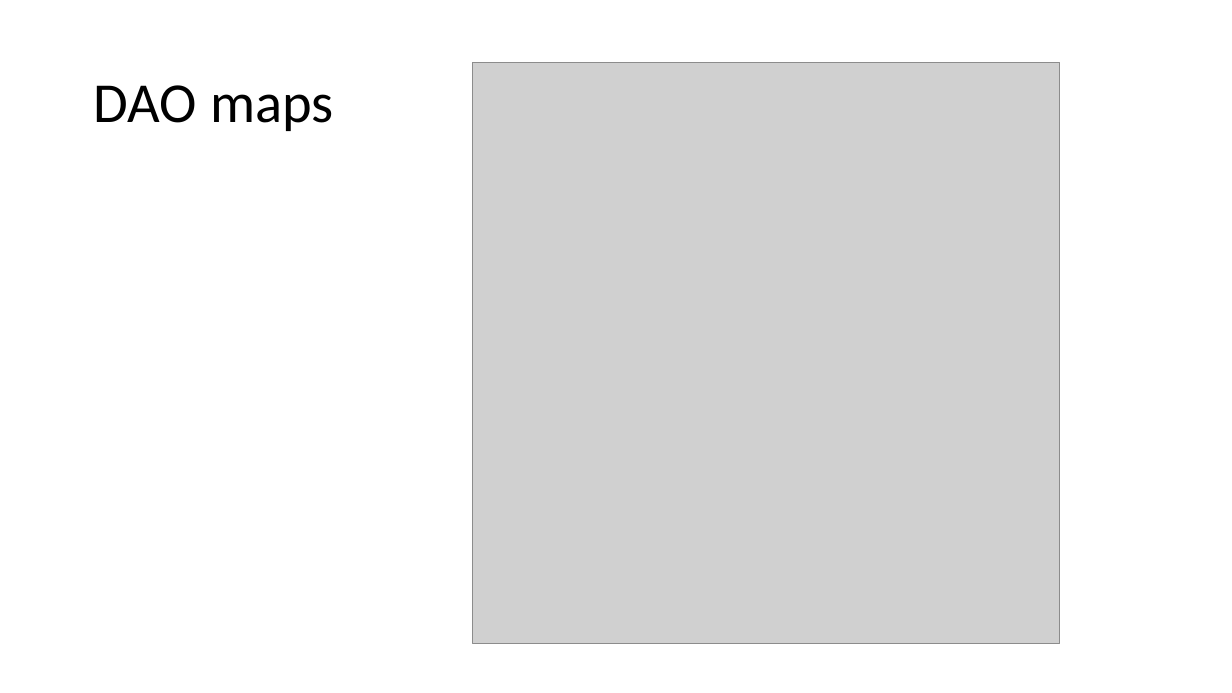
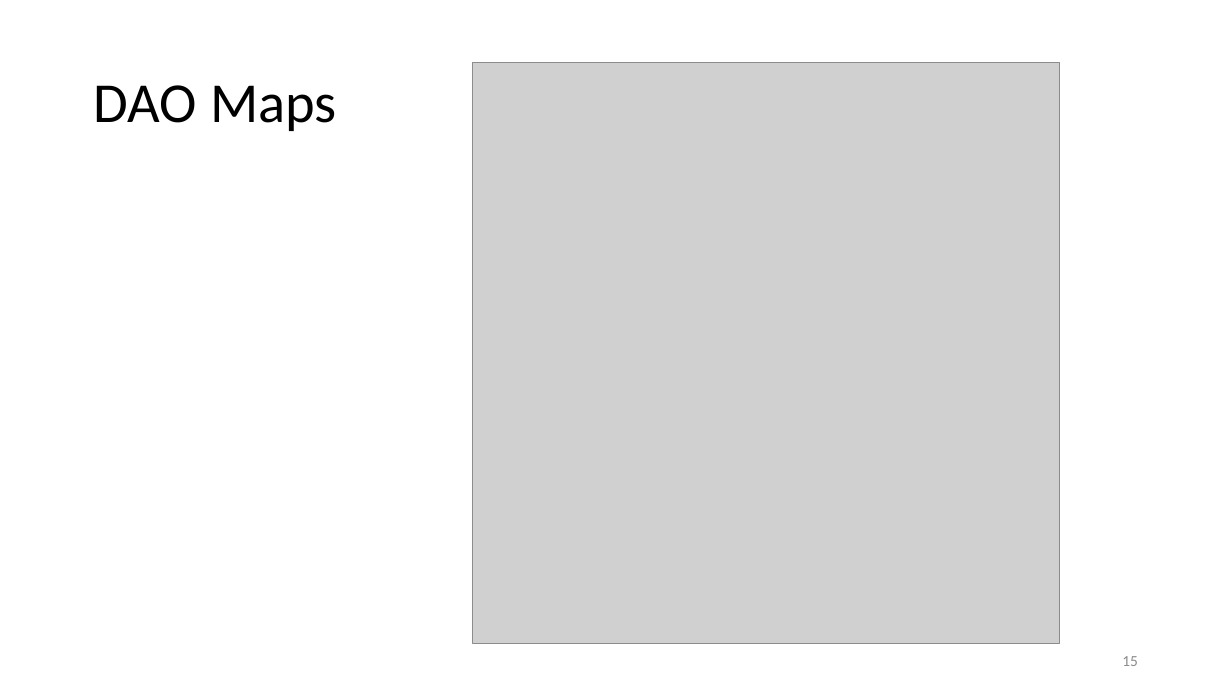
Before and after one commit to DemirDorukDilek/CBS, a slide deck: slide 15 of dahahilipls.pptx (slide 10 before the commit). Drawn at 1232x693 pixels with LibreOffice and Linux fonts; fonts in the diff are those of the drawing; grey boxes stand for pictures. Boxes give left, top, right and bottom in pixels: in the first picture for what was removed or moved away, otherwise in the second. Text is boxed around its words. In the diff, an @@ line names an element or a change of style, - is before the commit and + after.

```diff
--- a/dahahilipls.pptx
+++ b/dahahilipls.pptx
@@ title at bbox=[94, 85, 337, 131]: text changed @@
-DAO maps
+DAO Maps
@@ page number added at bbox=[1122, 656, 1138, 666], 12 pt, text #8C8C8C @@
+15
```
Also in this commit, not shown: 9 other slides changed, 8 slides added, 3 slides removed, 1 other file.
